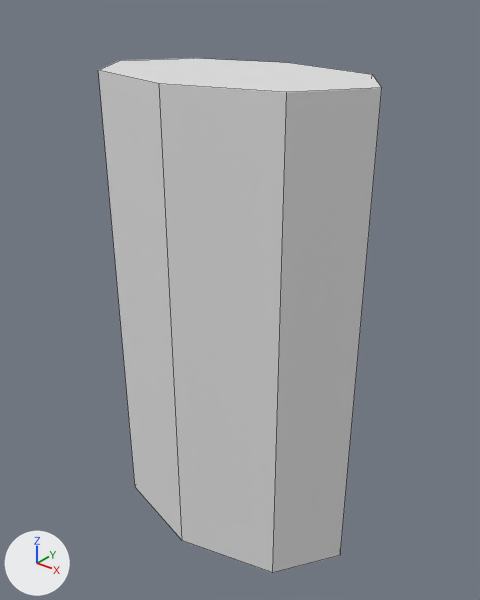
The OBJ model models/gibs/mountainside_hitscanner/torso.obj: old version first, new version second.
Before and after are seen from a camera (50 mm lens) standing at (0.584, -0.713, 0.478) and looking at (0.005, 0.01, 0.029). Lighting does not change. The marker at lower left points along +X, +Y and +Z. Mesh edges are drawn as thin lines. Where no turn or scale is listed for an object, it has been applied to the vertices.

Objects in the first picture: 'runner_body.002'.
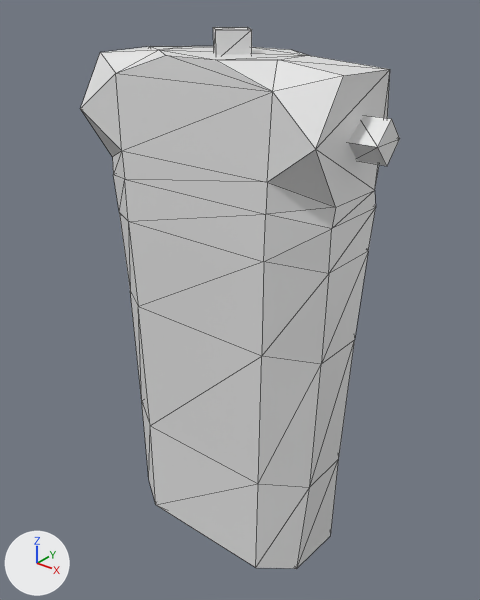
What changed in the scene script:
```text
Change me_runner_body_002:
    used by ob_runner_body_002; location = (0.0, 0.0, 0.0)
    remove me_runner_body_002.from_pydata(...)  # 16 vertices, 10 faces; spans x -0.219..0.219, y -0.135..0.135, z -0.358..0.365
    add me_runner_body_002.from_pydata(...)  # 92 vertices, 168 faces; spans x -0.238..0.24, y -0.099..0.092, z -0.383..0.419
    me_runner_body_002 part 1: the whole mesh is rebuilt
```

What differs and where, as boxes [x1, y1, x2, y2] in the pictures (480 x 600 px):
'runner_body.002', reshaped (13% wider): before [98, 58, 382, 573]; after [80, 27, 400, 569]
